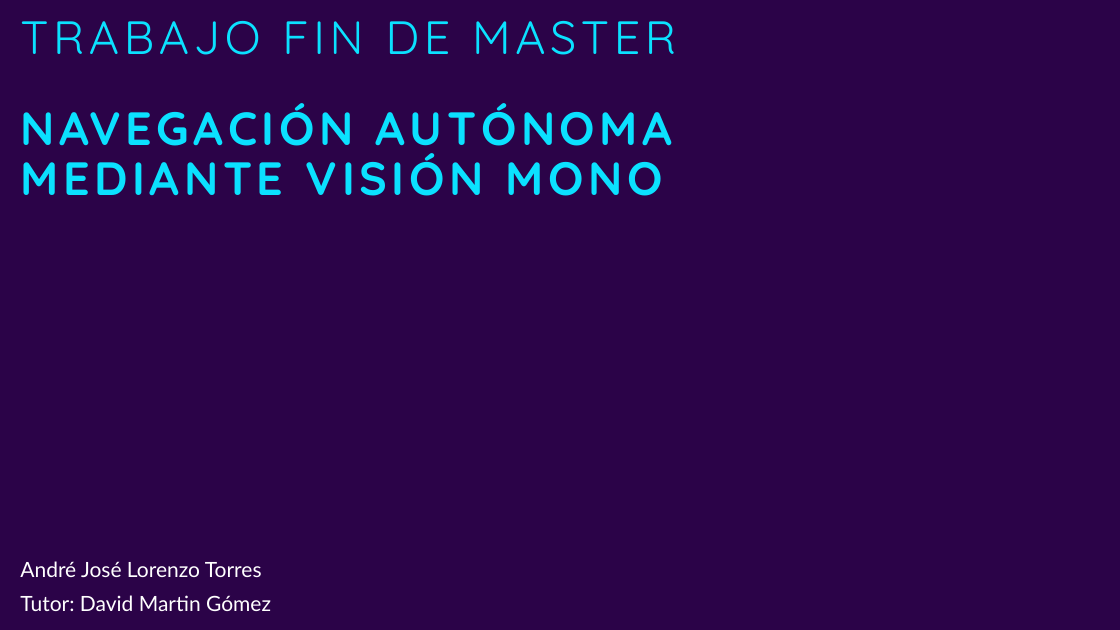
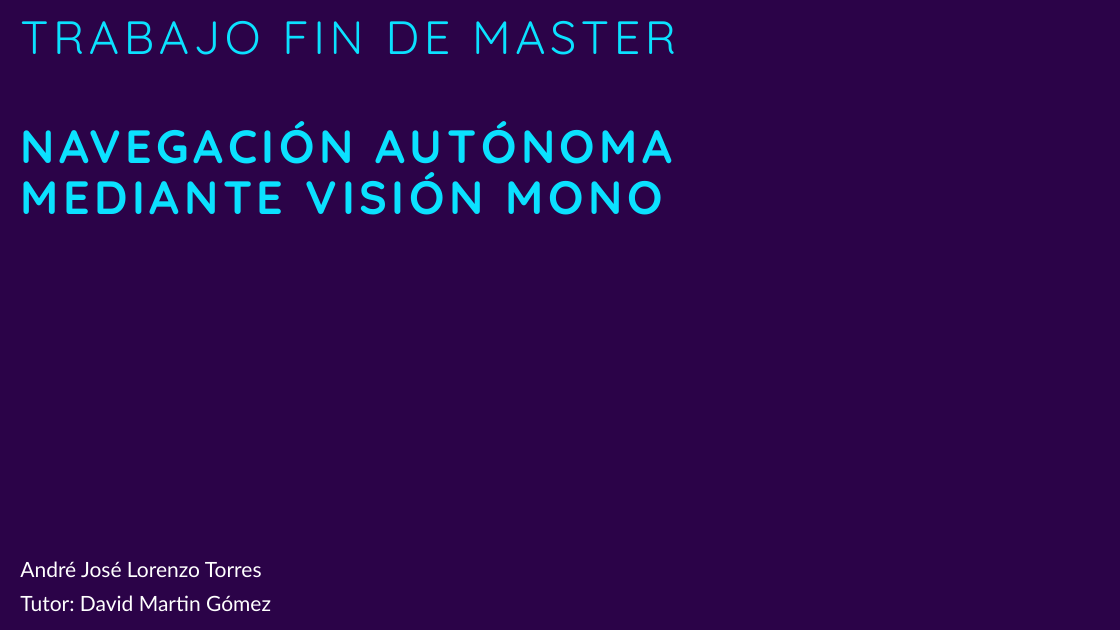
Before and after one commit to andrelorenzo/TFM_VIO, a slide deck: slide 1 of presentacion/NavAutUAV_TFM.pptx. Drawn at 1120x630 pixels with LibreOffice and Linux fonts; fonts in the diff are those of the drawing; background and template pictures are left out. Boxes give left, top, right and bottom in pixels: in the first picture for what was removed or moved away, otherwise in the second. Text is boxed around its words. In the diff, an @@ line names an element or a change of style, - is before the commit and + after.

```diff
--- a/presentacion/NavAutUAV_TFM.pptx
+++ b/presentacion/NavAutUAV_TFM.pptx
@@ title "NAVEGACIÓN AUTÓNOMA MEDIANTE VISIÓN MONO": place and size @@
-title "NAVEGACIÓN AUTÓNOMA MEDIANTE VISIÓN MONO" at [20,103,673,196]
+title "NAVEGACIÓN AUTÓNOMA MEDIANTE VISIÓN MONO" at [20,121,673,215]
```
Also in this commit, not shown: 1 other slide changed, 9 slides added, 19 slides removed, 8 other files.
